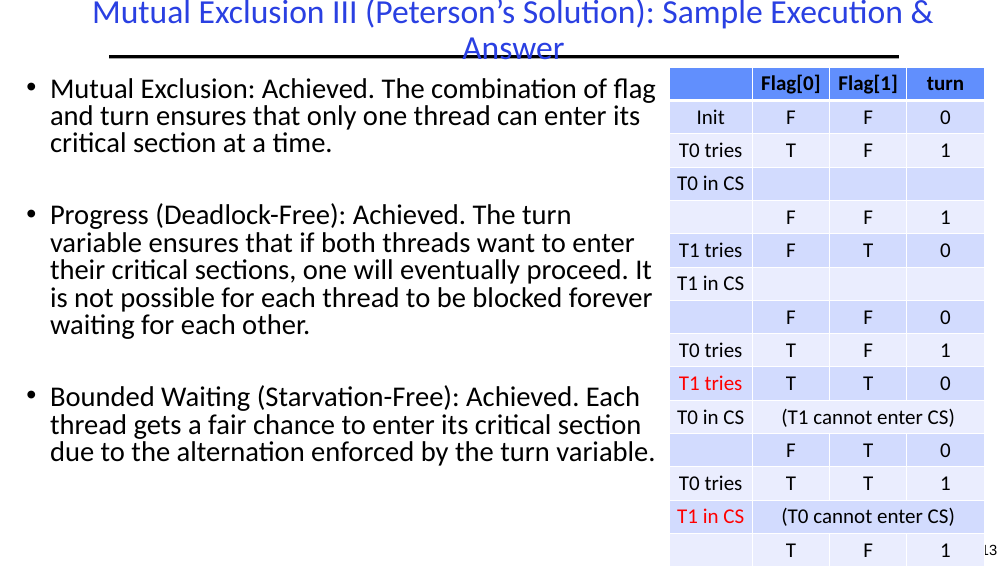
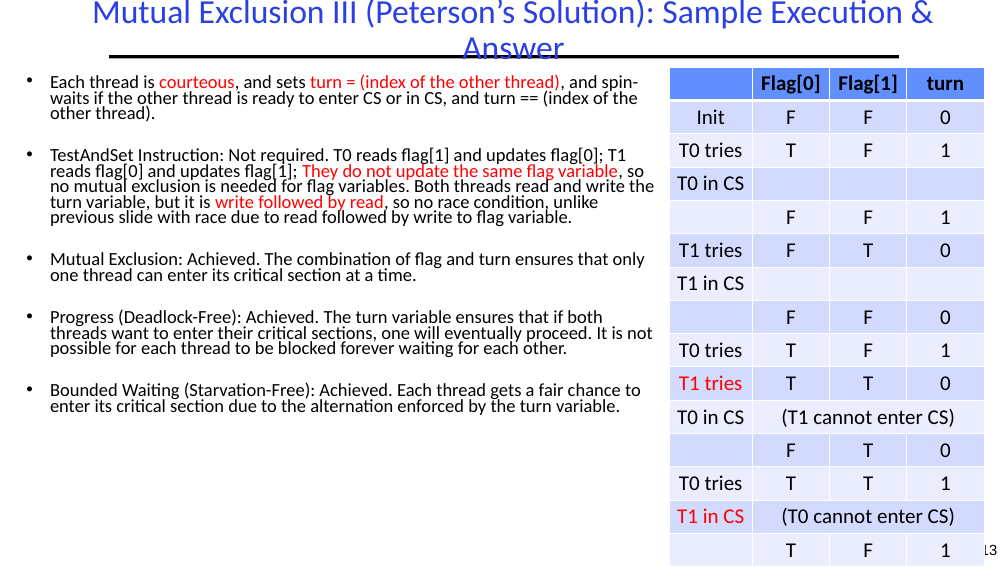
Before and after one commit to guhofstra/CSC112Fa26, a slide deck: slide 13 of PPTs/L3-Exercises ANS.pptx. Drawn at 1008x567 pixels with LibreOffice and Linux fonts; fonts in the diff are those of the drawing. Boxes give left, top, right and bottom in pixels: in the first picture for what was removed or moved away, otherwise in the second. Text is boxed around its words. In the diff, an @@ line names an element or a change of style, - is before the commit and + after.

```diff
--- a/PPTs/L3-Exercises ANS.pptx
+++ b/PPTs/L3-Exercises ANS.pptx
@@ text at (50,74,654,226): paragraphs added @@
+• Each thread is courteous, and sets turn = (index of the other thread), and spin-waits if the other thread is ready to enter CS or in CS, and turn == (index of the other thread).
+• TestAndSet Instruction: Not required. T0 reads flag[1] and updates flag[0]; T1 reads flag[0] and updates flag[1]; They do not update the same flag variable, so no mutual exclusion is needed for flag variables. Both threads read and write the turn variable, but it is write followed by read, so no race condition, unlike previous slide with race due to read followed by write to flag variable.
@@ text at (50,252,653,415): size 27.2 to 17.6 pt in "Mutual Exclusion: Achieved. The combination of flag ...", "Progress (Deadlock-Free): Achieved. The turn variable ensure ...", "Bounded Waiting (Starvation-Free): Achieved. Each thread get ..."; line spacing 0.8 to 0.7; less space between paragraphs @@
```
Also in this commit, not shown: 6 other slides changed, 1 slide added, 2 other files.
